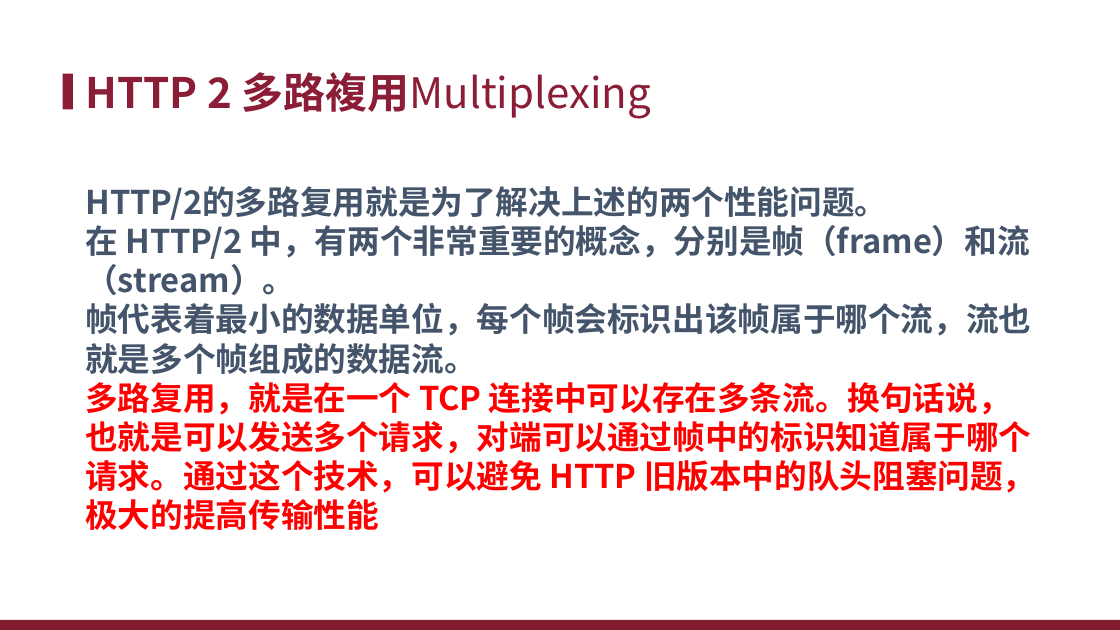
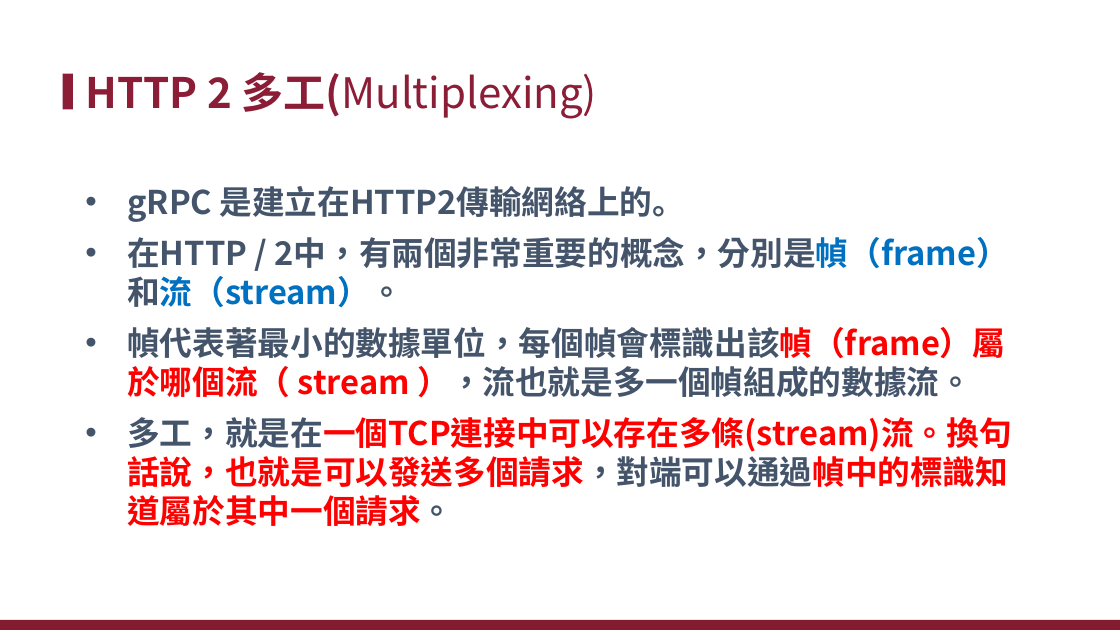
Before and after one commit to xiauchen/5__gRPC, a slide deck: slide 10 of 空白PPT.pptx. Drawn at 1120x630 pixels with LibreOffice and Linux fonts; fonts in the diff are those of the drawing; background and template pictures are left out. Boxes give left, top, right and bottom in pixels: in the first picture for what was removed or moved away, otherwise in the second. Text is boxed around its words. In the diff, an @@ line names an element or a change of style, - is before the commit and + after.

```diff
--- a/空白PPT.pptx
+++ b/空白PPT.pptx
@@ title at (x1=85, y1=72, x2=598, y2=118): text changed @@
-HTTP 2 多路複用Multiplexing
+HTTP 2 多工(Multiplexing)
@@ text at (x1=127, y1=186, x2=1011, y2=526): text changed @@
-HTTP/2的多路复用就是为了解决上述的两个性能问题。
-在 HTTP/2 中，有两个非常重要的概念，分别是帧（frame）和流（stream）。
-帧代表着最小的数据单位，每个帧会标识出该帧属于哪个流，流也就是多个帧组成的数据流。
-多路复用，就是在一个 TCP 连接中可以存在多条流。换句话说，也就是可以发送多个请求，对端可以通过帧中的标识知道属于哪个请求。通过这个技术，可以避免 HTTP 旧版本中的队头阻塞问题，极大的提高传输性能
+• gRPC 是建立在HTTP2傳輸網絡上的。
+• 在HTTP / 2中，有兩個非常重要的概念，分別是幀（frame）和流（stream）。
+• 幀代表著最小的數據單位，每個幀會標識出該幀（frame）屬於哪個流（ stream ），流也就是多一個幀組成的數據流。
+• 多工，就是在一個TCP連接中可以存在多條(stream)流。換句話說，也就是可以發送多個請求，對端可以通過幀中的標識知道屬於其中一個請求。
```
Also in this commit, not shown: 23 other slides changed, 19 slides added, 4 slides removed, 17 other files.
